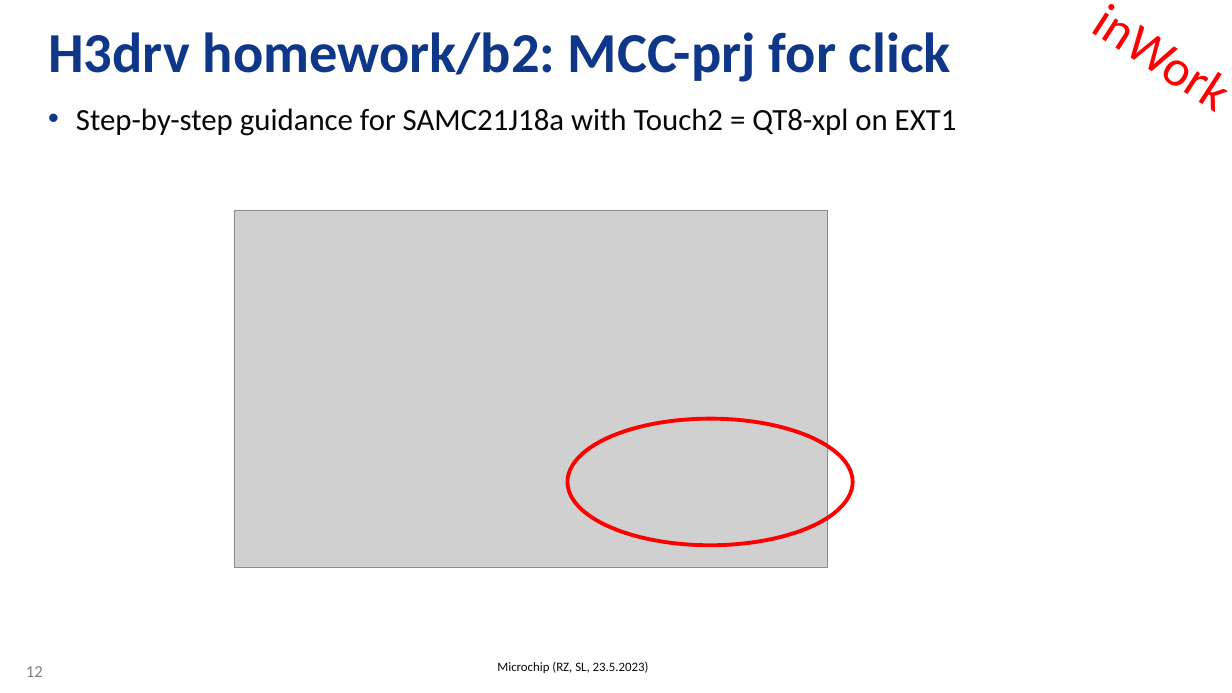
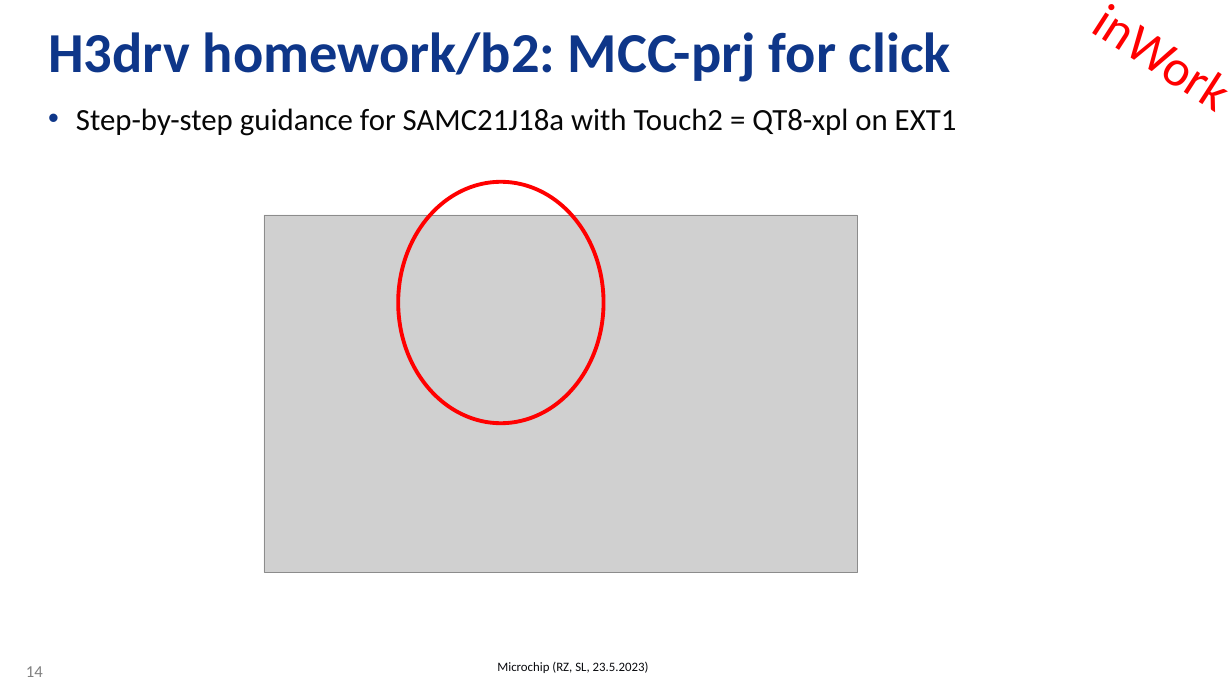
Before and after one commit to stefanluethin-microchip/h3_touch_samc21, a slide deck: slide 14 of H3drvHome_RZ-SL_C21_touch.pptx (slide 12 before the commit). Drawn at 1232x693 pixels with LibreOffice and Linux fonts; fonts in the diff are those of the drawing; grey boxes stand for pictures; background and template pictures are left out. Boxes give left, top, right and bottom in pixels: in the first picture for what was removed or moved away, otherwise in the second. Text is boxed around its words. In the diff, an @@ line names an element or a change of style, - is before the commit and + after.

```diff
--- a/H3drvHome_RZ-SL_C21_touch.pptx
+++ b/H3drvHome_RZ-SL_C21_touch.pptx
@@ ellipse added at [398,182,604,423], outline #FF0000 3 pt @@
@@ picture: place and size @@
-picture at [235,211,828,568]
+picture at [264,215,858,573]
@@ ellipse removed at [567,419,853,545] @@
@@ page number at [26,666,43,677]: text changed @@
-12
+14
```
Also in this commit, not shown: 6 other slides changed, 8 slides added.
